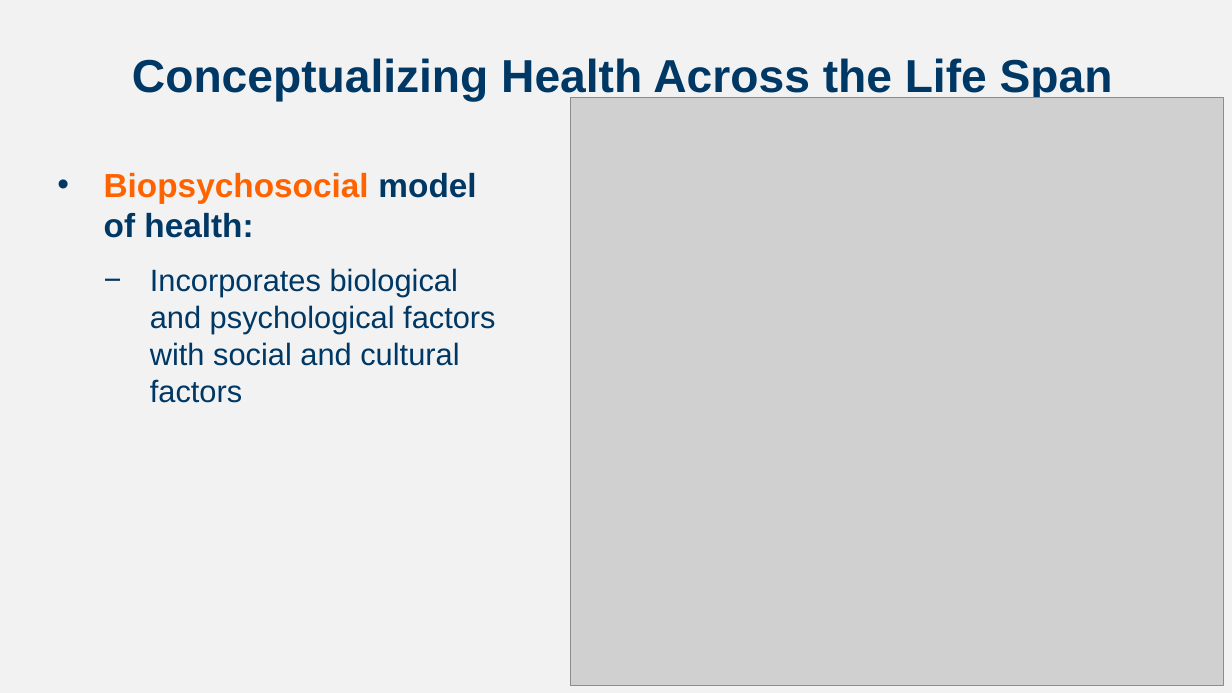
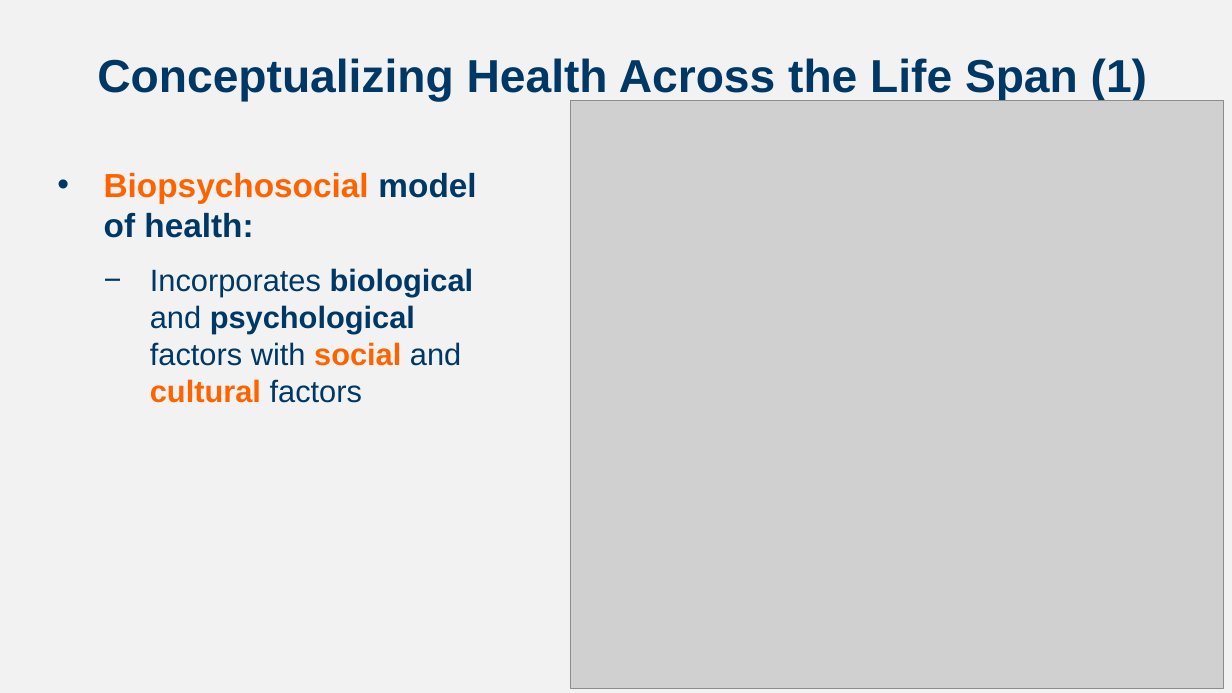
Before and after one commit to npm27/Teaching-Materials, a slide deck: slide 2 of Developmental Fall 23/Slides/Chapter 5.pptx. Drawn at 1232x693 pixels with LibreOffice and Linux fonts; fonts in the diff are those of the drawing; grey boxes stand for pictures. Boxes give left, top, right and bottom in pixels: in the first picture for what was removed or moved away, otherwise in the second. Text is boxed around its words. In the diff, an @@ line names an element or a change of style, - is before the commit and + after.

```diff
--- a/Developmental Fall 23/Slides/Chapter 5.pptx
+++ b/Developmental Fall 23/Slides/Chapter 5.pptx
@@ title at (x1=97, y1=58, x2=1147, y2=102): text changed @@
-Conceptualizing Health Across the Life Span
+Conceptualizing Health Across the Life Span (1)
@@ text at (x1=150, y1=268, x2=474, y2=403): text colour #003865 to #FF6300 in "social cultural"; bold on in "biological psychological social cultural" @@
```
Also in this commit, not shown: 4 other slides changed.
